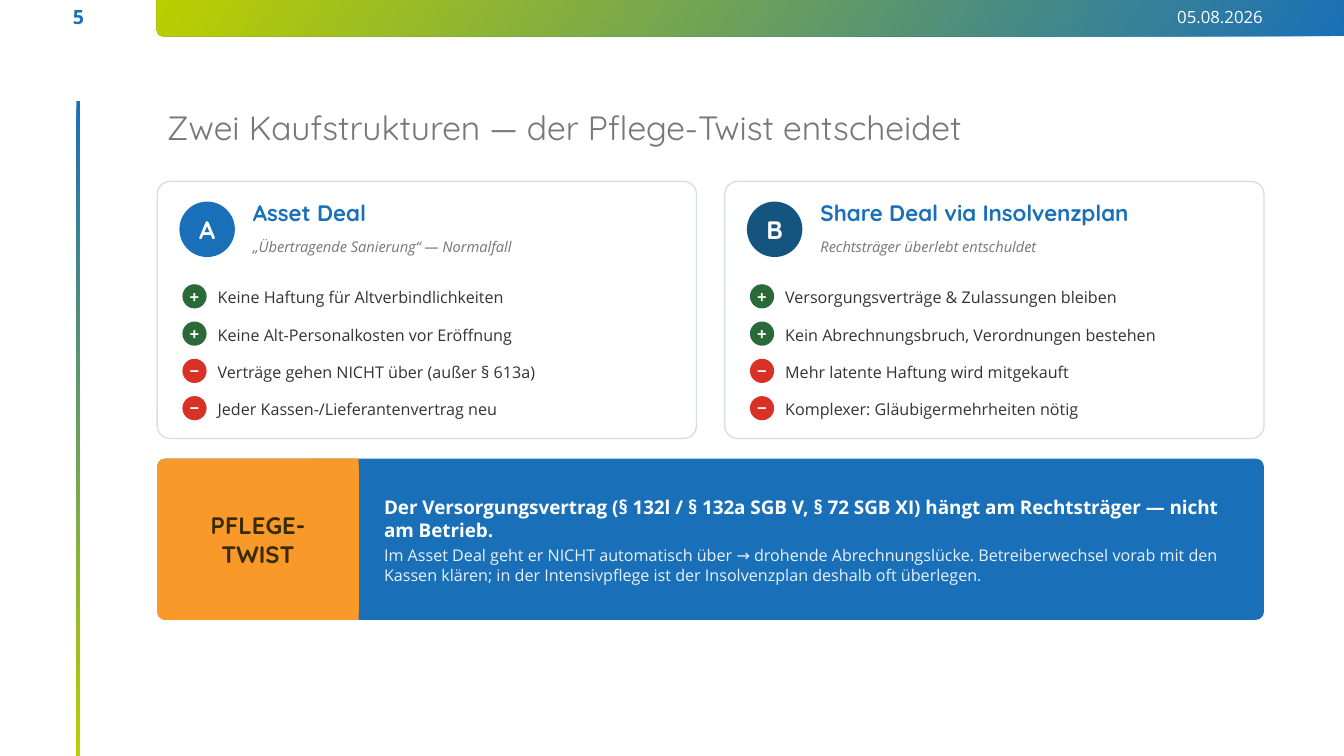
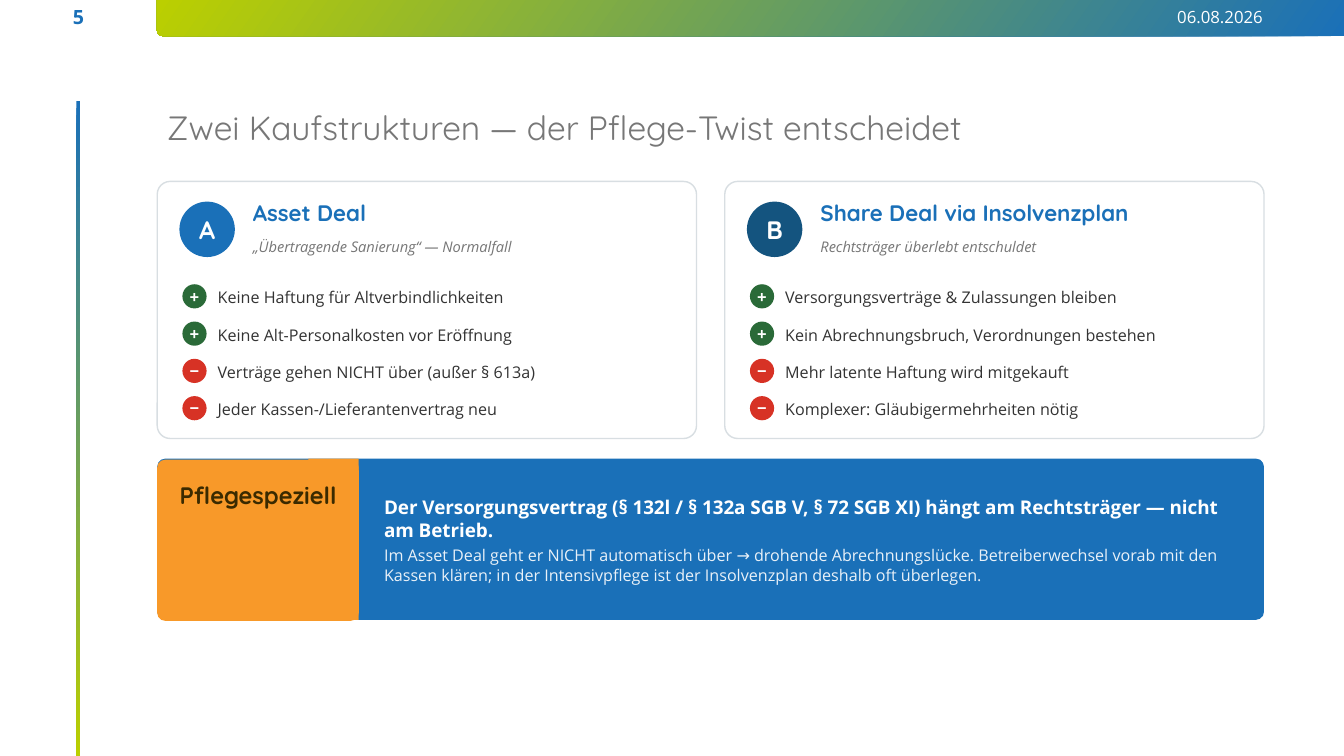
Before and after one commit to findingNemo0o0/repository, a slide deck: slide 5 of insolvenz-ma-pflege/InsolvenzProzess.pptx. Drawn at 1344x756 pixels with LibreOffice and Linux fonts; fonts in the diff are those of the drawing; background and template pictures are left out. Boxes give left, top, right and bottom in pixels: in the first picture for what was removed or moved away, otherwise in the second. Text is boxed around its words. In the diff, an @@ line names an element or a change of style, - is before the commit and + after.

```diff
--- a/insolvenz-ma-pflege/InsolvenzProzess.pptx
+++ b/insolvenz-ma-pflege/InsolvenzProzess.pptx
@@ text at (1177, 11, 1263, 23): text changed @@
-05.08.2026
+06.08.2026
@@ text at (180, 486, 337, 509): text changed @@
-PFLEGE-
-TWIST
+Pflegespeziell
```
Also in this commit, not shown: 10 other slides changed, 1 slide added, 2 slides removed, 1 other file.
